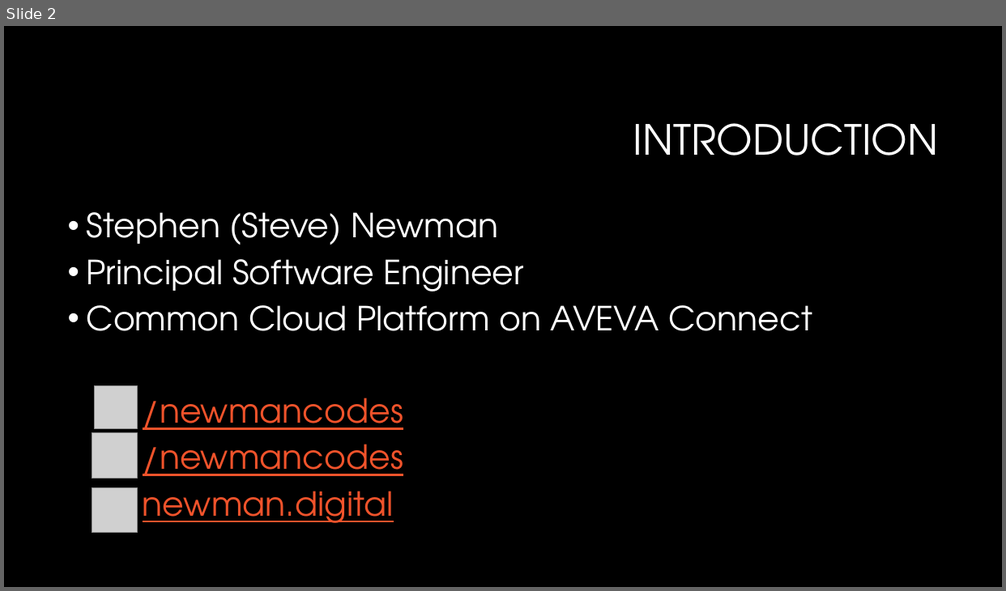
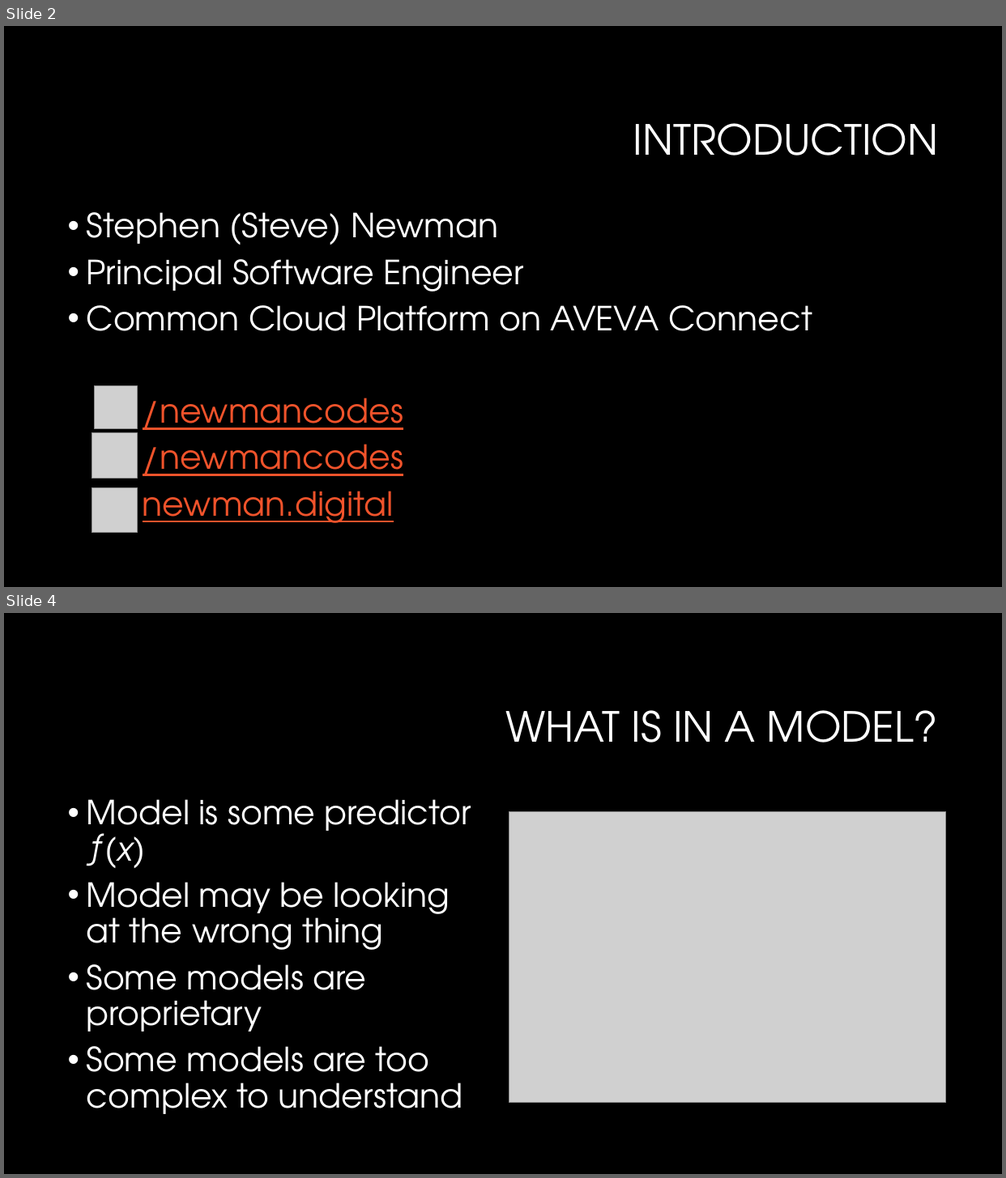
Before and after one commit to newmancodes/why-we-must-ask-why-of-machine-learning, a slide deck: Why We Must Ask Why of Machine Learning.pptx. Shown one above the other, each under a label of ours: slide 2 before the commit, slides 2 and 4 after it; the slides between them are not shown. The pictures are 1006x591 and 1006x1178 pixels, drawn with LibreOffice and Linux fonts; fonts in the diff are those of the drawing; grey boxes stand for pictures; background and template pictures are left out. Boxes give left, top, right and bottom in pixels: in the first picture for what was removed or moved away, otherwise in the second. Text is boxed around its words. In the diff, an @@ line names an element or a change of style, - is before the commit and + after.

```diff
--- a/Why We Must Ask Why of Machine Learning.pptx
+++ b/Why We Must Ask Why of Machine Learning.pptx
@@ slide 4 added at (x1=4, y1=613, x2=1002, y2=1174), background #000000 @@
@@ title added at (x1=505, y1=710, x2=938, y2=743), 40 pt, text #FFFFFF @@
+WHAT IS IN A MODEL?
@@ text added at (x1=87, y1=799, x2=471, y2=1114), 32 pt, text #FFFFFF @@
+• Model is some predictor ƒ(x)
+• Model may be looking at the wrong thing
+• Some models are proprietary
+• Some models are too complex to understand
@@ picture added at (x1=509, y1=812, x2=946, y2=1103) @@
```
Also in this commit, not shown: 5 slides changed, 5 other slides added, 1 slide removed, 1 other file.
